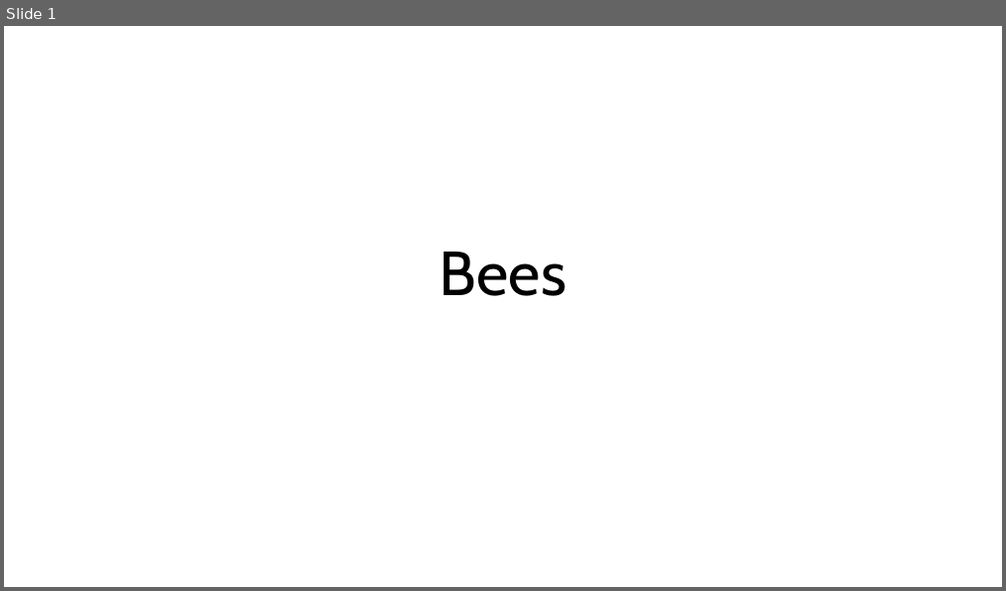
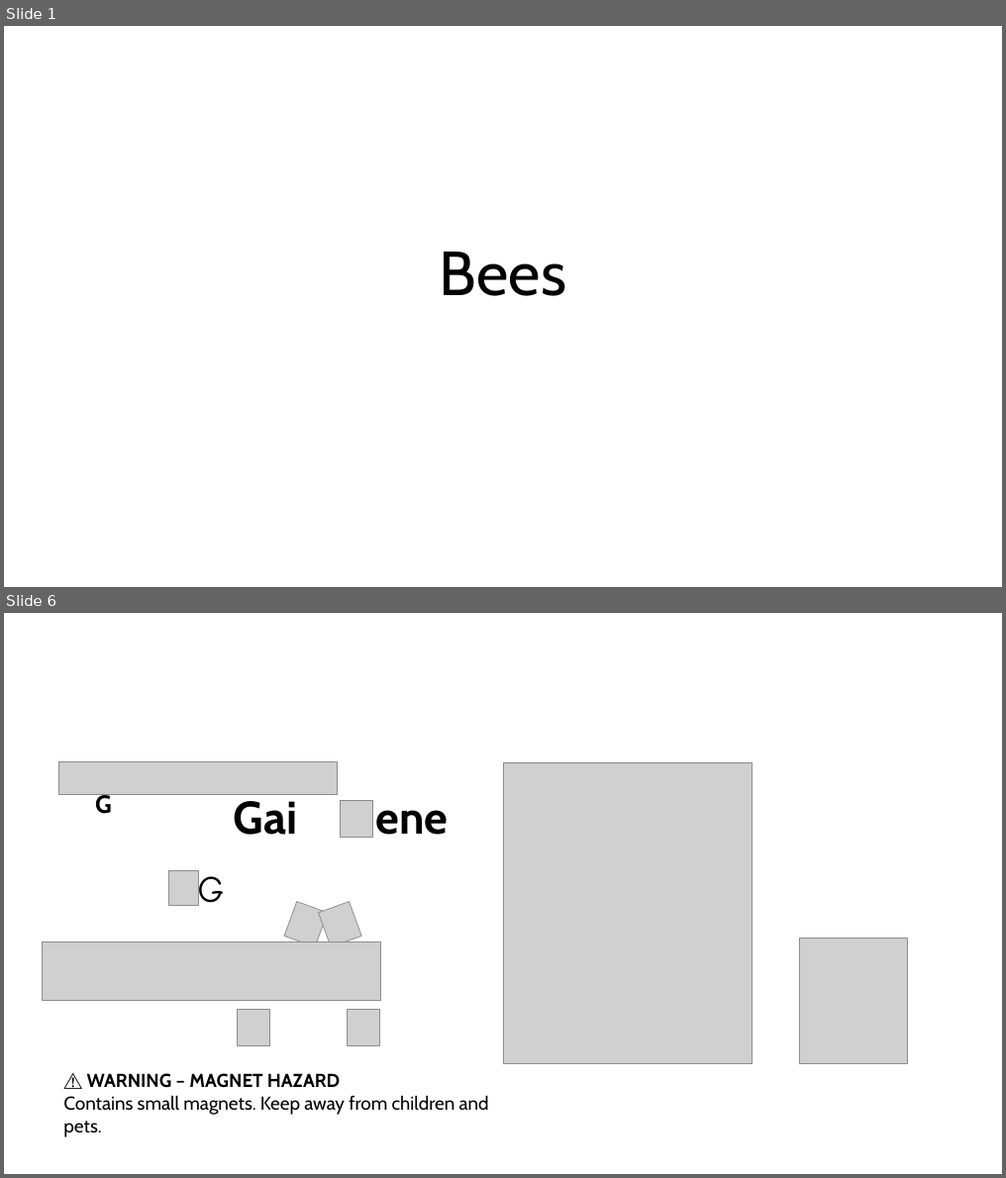
Before and after one commit to gaigenecom/docs, a slide deck: BeePackaging.pptx. Shown one above the other, each under a label of ours: slide 1 before the commit, slides 1 and 6 after it; the slides between them are not shown. The pictures are 1006x591 and 1006x1178 pixels, drawn with LibreOffice and Linux fonts; fonts in the diff are those of the drawing; grey boxes stand for pictures. Boxes give left, top, right and bottom in pixels: in the first picture for what was removed or moved away, otherwise in the second. Text is boxed around its words. In the diff, an @@ line names an element or a change of style, - is before the commit and + after.

```diff
--- a/BeePackaging.pptx
+++ b/BeePackaging.pptx
@@ slide 6 added at (4, 613, 1002, 1174), background #FFFFFF @@
@@ picture added at (58, 762, 338, 795) @@
@@ picture added at (503, 762, 751, 1064) @@
@@ text added at (95, 793, 112, 814), 24 pt, text #000000, bold @@
+G
@@ text added at (233, 801, 297, 835), 44 pt, text #000000, bold @@
+Gai
@@ picture added at (341, 801, 373, 838) @@
@@ text added at (376, 810, 449, 835), 44 pt, text #000000, bold @@
+ene
@@ picture added at (169, 870, 199, 906) @@
@@ text added at (197, 870, 224, 906), 36 pt, text #000000 @@
+G
@@ picture added at (284, 902, 328, 948) @@
@@ picture added at (319, 902, 361, 948) @@
@@ picture added at (800, 939, 908, 1064) @@
@@ picture added at (43, 943, 380, 1000) @@
@@ picture added at (237, 1009, 269, 1046) @@
@@ picture added at (347, 1009, 380, 1046) @@
@@ text added at (63, 1073, 489, 1138), 18 pt, text #000000 @@
+⚠ WARNING – MAGNET HAZARD
+Contains small magnets. Keep away from children and pets.
```
Also in this commit, not shown: 1 slide changed, 3 other slides added.
